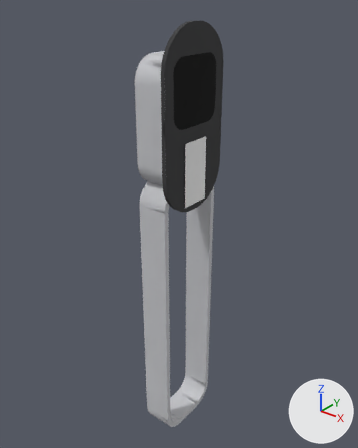
Two versions of the FBX model src/assets/model/power_pillar.fbx, one commit apart.
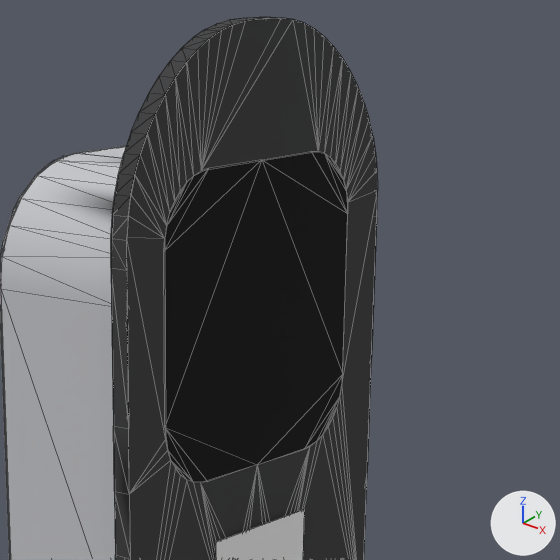
Each version appears first whole from a camera (50 mm lens) standing at (1.145, -1.352, 1.806) and looking at (0.036, 0.034, 0.947), and next in a close-up on the part from 38% to 74% of the width and 4% to 33% of the height. Arrows for +X, +Y and +Z are at lower right; the lights stay in place. The close-ups show mesh edges as thin lines. Where no turn or scale is listed for an object, it has been applied to the vertices.

Names of what the first close-up shows: 'black', 'bloom', 'grey', 'stand_LADESTATION_ALU', 'white'.
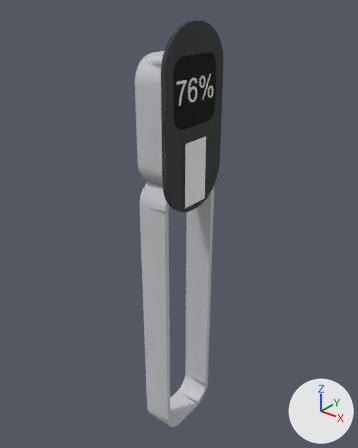
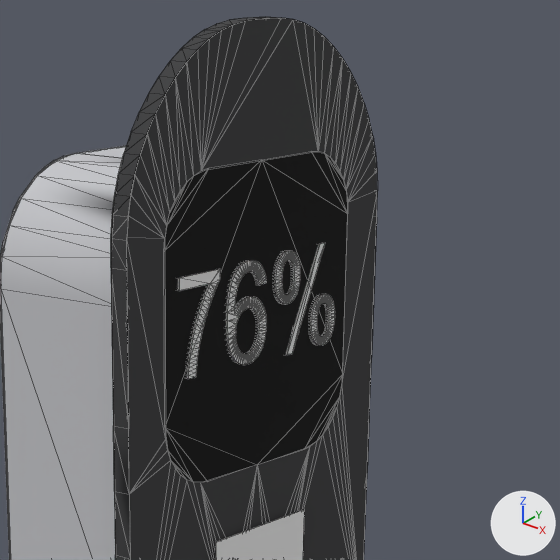
Location of each change, (x1, y1, x2, y2) in pixels of the close-ups (560 x 560 px):
'text', now drawn
    after: (178, 243, 335, 379)

The change, as a diff of the scene's bpy script:
```diff
--- a/src/assets/model/power_pillar.fbx.py
+++ b/src/assets/model/power_pillar.fbx.py
@@ me_mesh_007 @@
+me_mesh_007.from_pydata(...)  # 930 vertices, 1852 faces; spans x -0.102..0.102, y -0.003..0.078, z 0.0..0.01
@@ ob_text @@
-ob_text = bpy.data.objects.new('text', None)
+ob_text = bpy.data.objects.new('text', me_mesh_007)
 ob_text.location = (0.126, 0.0, 1.45)
```
